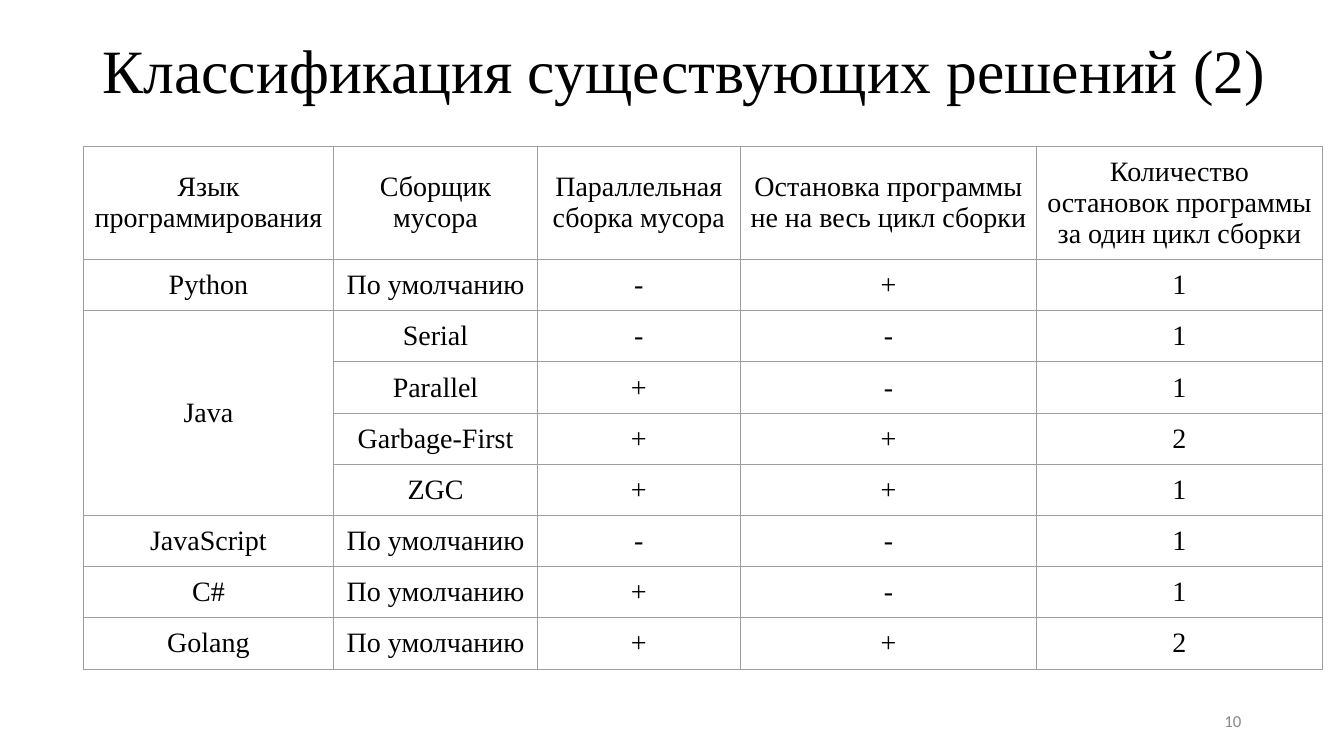
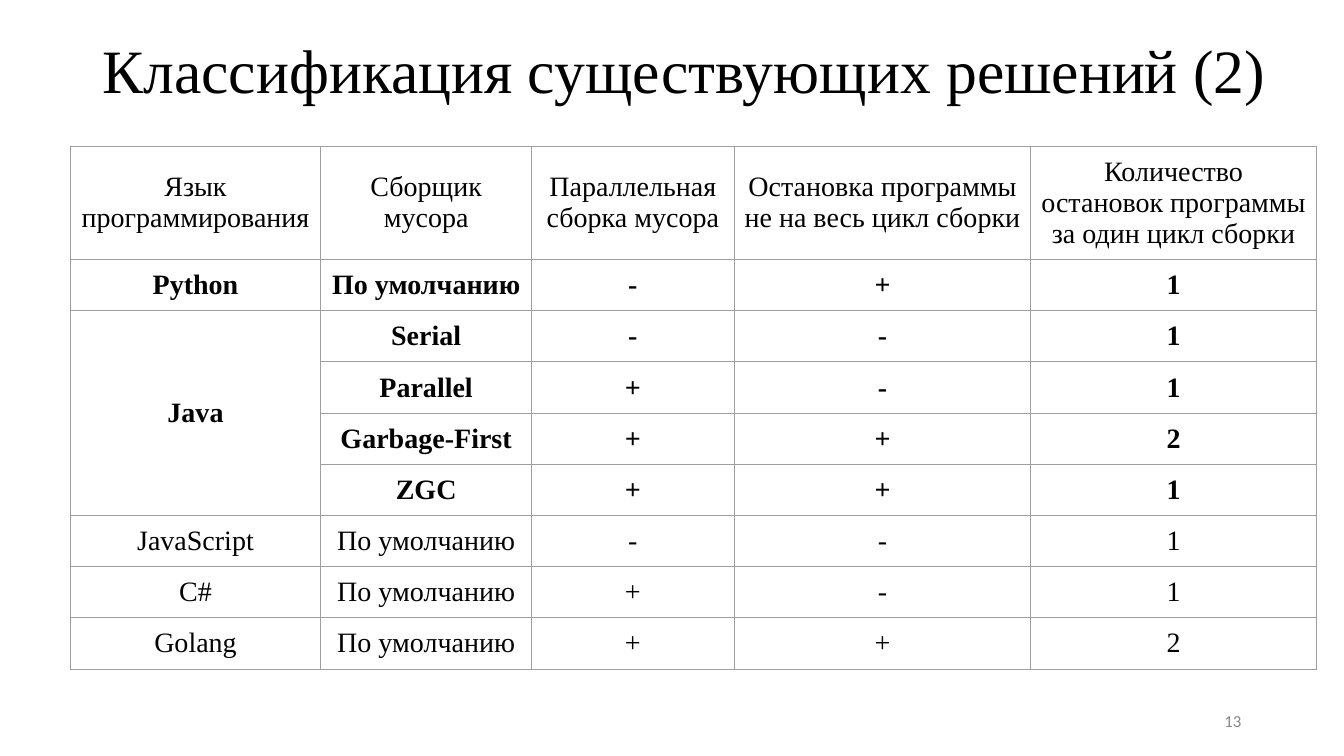
Before and after one commit to Inspirate789/memory-management-algorithms, a slide deck: slide 13 of presentation/presentation.pptx (slide 10 before the commit). Drawn at 1344x756 pixels with LibreOffice and Linux fonts; fonts in the diff are those of the drawing. Boxes give left, top, right and bottom in pixels: in the first picture for what was removed or moved away, otherwise in the second. Text is boxed around its words. In the diff, an @@ line names an element or a change of style, - is before the commit and + after.

```diff
--- a/presentation/presentation.pptx
+++ b/presentation/presentation.pptx
@@ table at <box>71,146,1317,662</box> @@
@@ bold on in "Python", "По умолчанию", "-", "+" and 18 more places @@
@@ table: place and size @@
-table at <box>83,146,1322,662</box>
+table at <box>71,146,1317,662</box>
@@ page number at <box>1224,716,1241,727</box>: text changed @@
-10
+13
```
Also in this commit, not shown: 10 other slides changed, 3 slides added, 1 slide removed, 9 other files.
